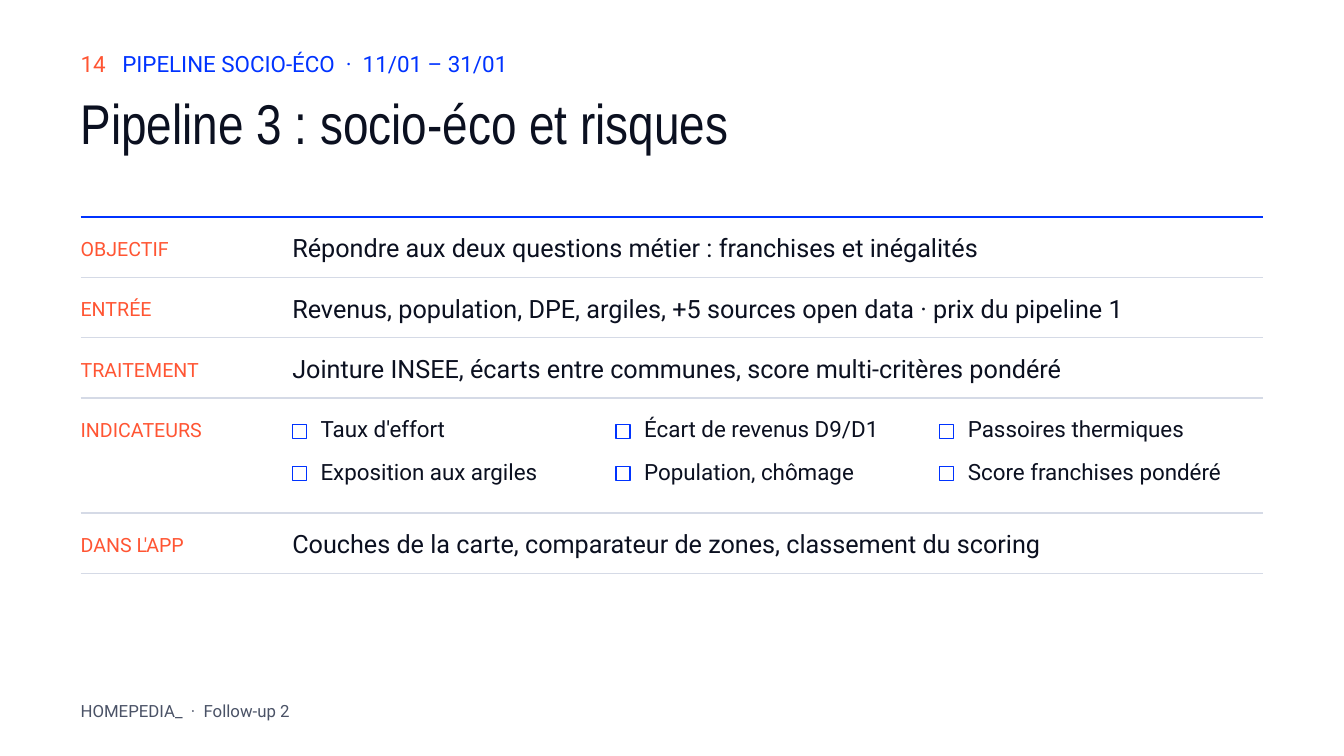
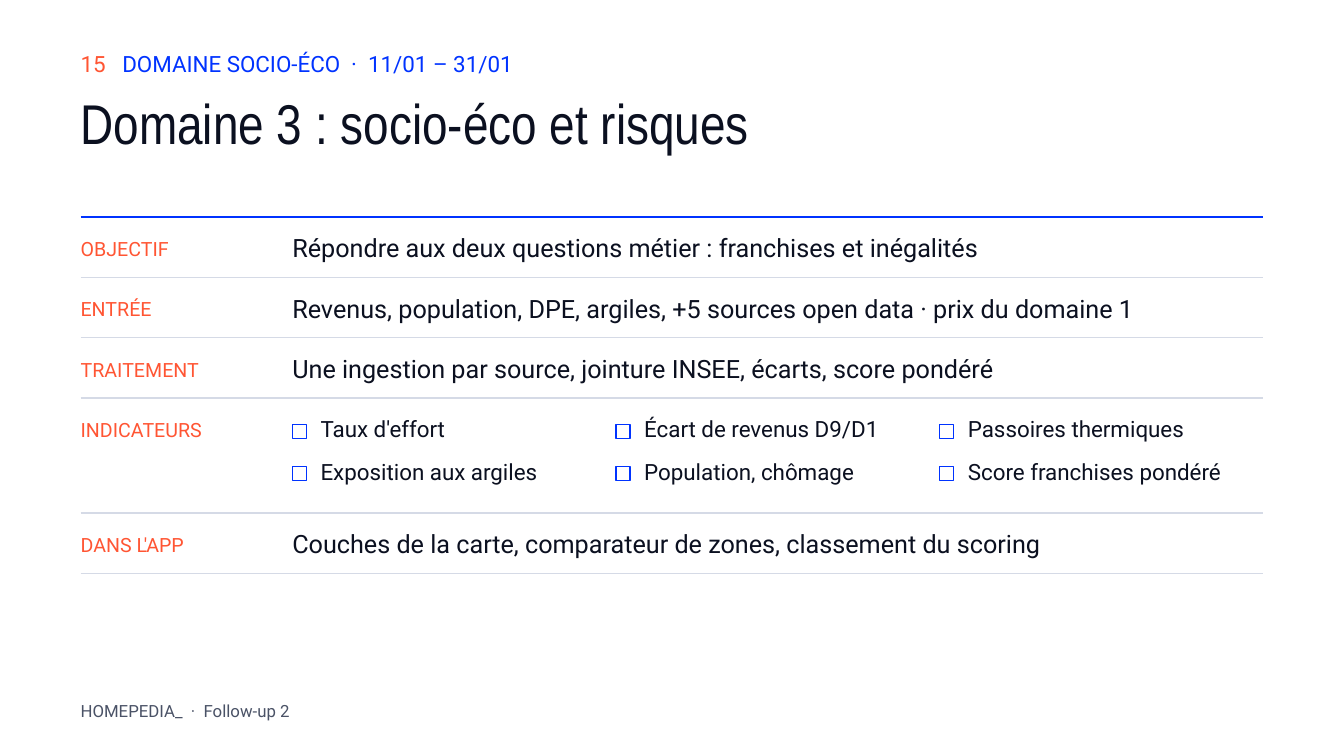
Before and after one commit to NicolasThao/T-DAT-901-Homepedia, a slide deck: slide 15 of docs/followup2/Homepedia_Follow-up_2.pptx (slide 14 before the commit). Drawn at 1344x756 pixels with LibreOffice and Linux fonts; fonts in the diff are those of the drawing. Boxes give left, top, right and bottom in pixels: in the first picture for what was removed or moved away, otherwise in the second. Text is boxed around its words. In the diff, an @@ line names an element or a change of style, - is before the commit and + after.

Commit message:
docs(followup2): slide architecture domaines x couches bronze/argent/or, fiches renommees en domaines

```diff
--- a/docs/followup2/Homepedia_Follow-up_2.pptx
+++ b/docs/followup2/Homepedia_Follow-up_2.pptx
@@ text at bbox=[81, 51, 512, 74]: text changed @@
-14 PIPELINE SOCIO-ÉCO · 11/01 – 31/01
+15 DOMAINE SOCIO-ÉCO · 11/01 – 31/01
@@ text at bbox=[81, 102, 749, 154]: text changed @@
-Pipeline 3 : socio-éco et risques
+Domaine 3 : socio-éco et risques
@@ text at bbox=[292, 299, 1133, 324]: text changed @@
-Revenus, population, DPE, argiles, +5 sources open data · prix du pipeline 1
+Revenus, population, DPE, argiles, +5 sources open data · prix du domaine 1
@@ text at bbox=[292, 359, 994, 384]: text changed @@
-Jointure INSEE, écarts entre communes, score multi-critères pondéré
+Une ingestion par source, jointure INSEE, écarts, score pondéré
```
Also in this commit, not shown: 3 other slides changed, 1 slide added, 7 other files.
